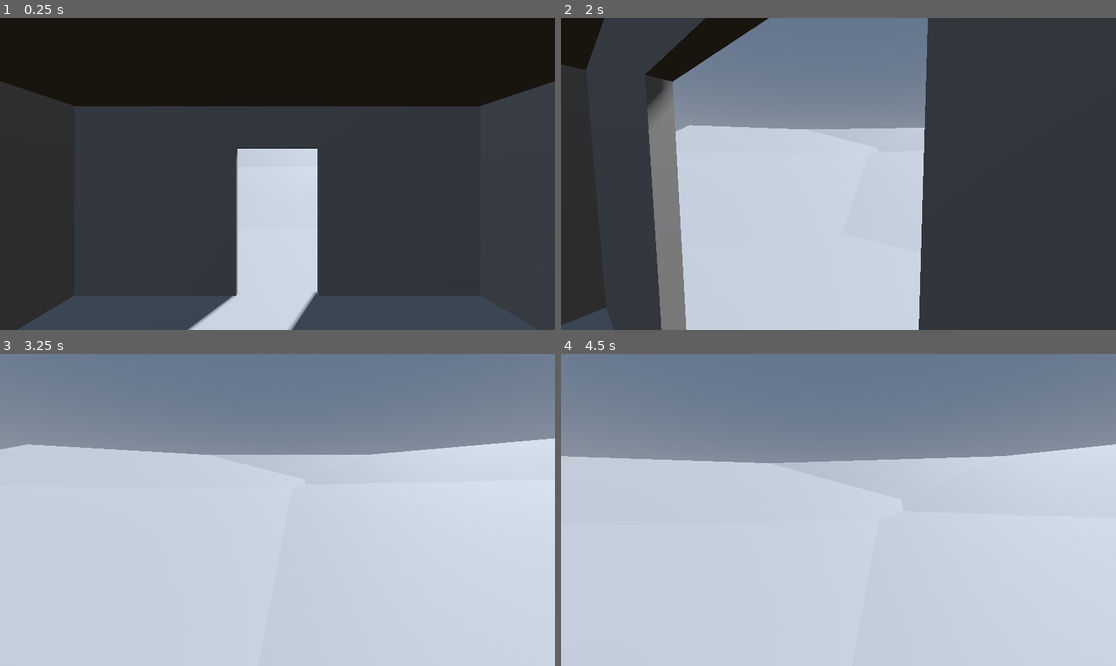
Above: before the commit, frames 1-4 (two rows, left to right).
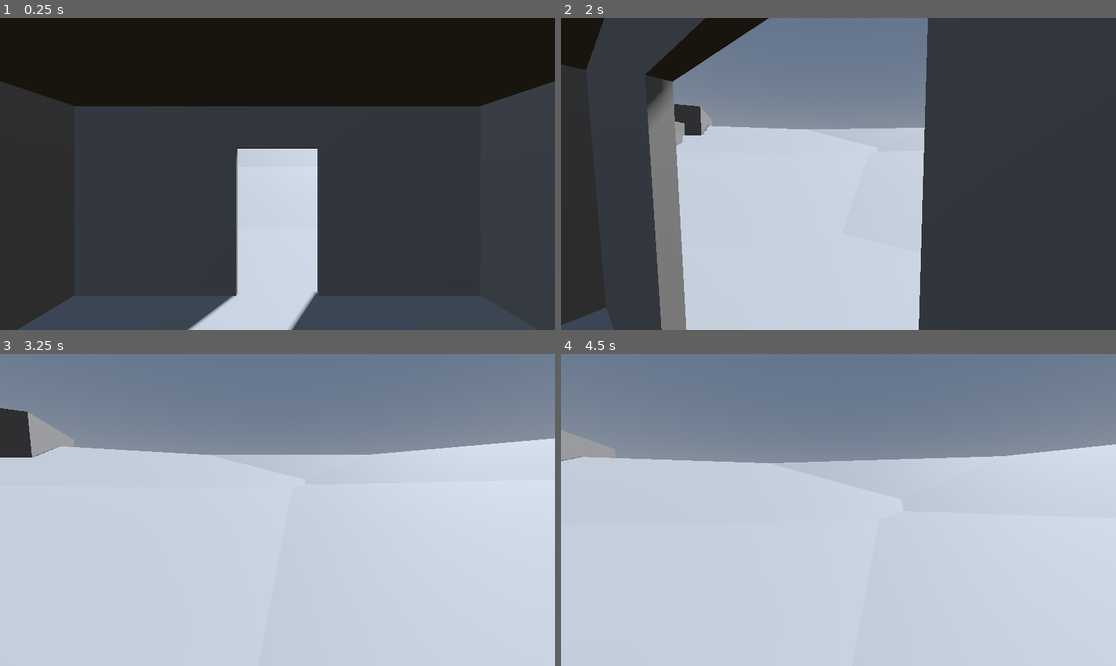
Above: after the commit, the same moments.

Repository: WindowsVista42/game-off-2025-game
Game: Godot game, scene res://scenes/main.tscn
Same seed, same stepped clock (60 frames per second), same inputs: the game is played once before the commit and once after it.
Inputs (mouse positions are in pixels of both pictures, inside the frame that each line leads up to):
- Up to frame 1 (0.25 s): no input
- Up to frame 2 (2 s): tap Enter at 0.5 s; move the mouse to (960, 158) at 0.52 s; hold Right (ui_right) 0.53-1.28 s; click (960, 158) at 0.67 s; move the mouse to (810, 174) at 1.27 s; hold Up (ui_up) from 1.28 s (still down)
- Up to frame 3 (3.25 s): keep holding Up (ui_up); move the mouse to (288, 503) at 2.02 s; move the mouse to (271, 516) at 2.77 s
- Up to frame 4 (4.5 s): keep holding Up (ui_up); move the mouse to (877, 513) at 3.52 s; move the mouse to (794, 506) at 4.27 s

The runs differ from the first frame. In frame 1, less than 0.1% of the frame differs, in the area x 13-87%, y 28-29%; in frame 2, 0.5%; in frame 3, 1.3%, in the area x 0-14%, y 17-34%; in frame 4, 0.1%.

Commit message:
Some stuff changed with the player and like a basic level thing

Diff:
--- a/scenes/level1.tscn
+++ b/scenes/level1.tscn
@@ -2,91 +2,142 @@
 
 [node name="Level 1" type="Node3D"]
 
-[node name="CSGCombiner3D" type="CSGCombiner3D" parent="."]
+[node name="House" type="CSGCombiner3D" parent="."]
+transform = Transform3D(-4.371139e-08, 1, 7.1054274e-15, -1, -4.371139e-08, 1.7484555e-07, 1.7484555e-07, 0, 1, 0, 2.1999998, 2.6226832e-07)
 use_collision = true
 
-[node name="Ground" type="CSGBox3D" parent="CSGCombiner3D"]
+[node name="Roof" type="CSGBox3D" parent="House"]
+transform = Transform3D(1, 0, 0, 9.3947054e-23, 1, 0, 0, 0, 1, -0.5999999, -2.6226836e-08, 1.04907485e-07)
+use_collision = true
+size = Vector3(0.1, 6, 6)
+
+[node name="Wall2" type="CSGBox3D" parent="House"]
+transform = Transform3D(4.3711374e-08, -1, -1.7484555e-07, -1, -4.371139e-08, 8.742278e-08, -8.7422784e-08, 1.7484555e-07, -1, 0.85, -3, -8.877242e-07)
+use_collision = true
+size = Vector3(0.1, 3, 6)
+
+[node name="Wall4" type="CSGBox3D" parent="House"]
+transform = Transform3D(1.7484557e-07, -1, 4.371135e-08, -2.1855695e-07, -4.371139e-08, -1, 1, 1.7484555e-07, -2.1855696e-07, 0.8499994, 3.715467e-08, -3.0000005)
+use_collision = true
+size = Vector3(0.1, 3, 6)
+
+[node name="CSGBox3D" type="CSGBox3D" parent="House/Wall4"]
+transform = Transform3D(1, 0, 0, 0, 1, -4.1372965e-29, 0, 0, 1, 0, -0.32640862, 0)
+operation = 2
+size = Vector3(1, 2.244629, 1.2)
+
+[node name="Wall3" type="CSGBox3D" parent="House"]
+transform = Transform3D(4.3711374e-08, -1, -1.7484555e-07, -1, -4.371139e-08, 8.742278e-08, -8.7422784e-08, 1.7484555e-07, -1, 0.84999967, 3, -4.1088683e-07)
+use_collision = true
+size = Vector3(0.1, 3, 6)
+
+[node name="Wall" type="CSGBox3D" parent="House"]
+transform = Transform3D(1.7484555e-07, -1, 4.371138e-08, -4.371139e-08, -4.371139e-08, -1, 1, 1.7484555e-07, -4.3711395e-08, 0.85000014, 3.7154674e-08, 2.9999995)
+use_collision = true
+size = Vector3(0.1, 3, 6)
+
+[node name="HillOutsideHouse" type="CSGCombiner3D" parent="."]
+use_collision = true
+
+[node name="Ground" type="CSGBox3D" parent="HillOutsideHouse"]
 transform = Transform3D(1, 0, 0, 0, 1, 0, 0, 0, 1, 0, -0.2528212, 0)
 size = Vector3(19.970703, 0.50305176, 16.442383)
 
-[node name="Ground" type="CSGBox3D" parent="CSGCombiner3D/Ground"]
+[node name="Ground" type="CSGBox3D" parent="HillOutsideHouse/Ground"]
 transform = Transform3D(1, 0, 0, 0, 0.9848077, -0.17364818, 0, 0.17364818, 0.9848077, 0, 1.3922942, -14.550322)
 size = Vector3(19.970703, 0.50305176, 16.442383)
 
-[node name="Ground2" type="CSGBox3D" parent="CSGCombiner3D/Ground/Ground"]
+[node name="Ground2" type="CSGBox3D" parent="HillOutsideHouse/Ground/Ground"]
 transform = Transform3D(1, 0, 0, 0, 0.9848078, -0.17364818, 0, 0.17364818, 0.9848078, 0, 1.3922949, -14.550323)
 size = Vector3(19.970703, 0.50305176, 16.442383)
 
-[node name="Ground" type="CSGBox3D" parent="CSGCombiner3D/Ground/Ground"]
+[node name="Ground" type="CSGBox3D" parent="HillOutsideHouse/Ground/Ground"]
 transform = Transform3D(1, 0, 0, 0, 0.9848077, -0.17364818, 0, 0.17364818, 0.9848077, 0, 1.3922942, -14.550322)
 size = Vector3(19.970703, 0.50305176, 16.442383)
 
-[node name="Ground2" type="CSGBox3D" parent="CSGCombiner3D/Ground"]
+[node name="Ground2" type="CSGBox3D" parent="HillOutsideHouse/Ground"]
 transform = Transform3D(0.64278764, 0, 0.76604444, 0, 1, 0, -0.76604444, 0, 0.64278764, 2.9040356, -0.2528212, 0)
 size = Vector3(19.970703, 0.50305176, 16.442383)
 
-[node name="Ground" type="CSGBox3D" parent="CSGCombiner3D/Ground/Ground2"]
+[node name="Ground" type="CSGBox3D" parent="HillOutsideHouse/Ground/Ground2"]
 transform = Transform3D(1, 0, 0, 0, 0.9848077, -0.17364818, 0, 0.17364818, 0.9848077, 0, 1.3922942, -14.550322)
 size = Vector3(19.970703, 0.50305176, 16.442383)
 
-[node name="Ground2" type="CSGBox3D" parent="CSGCombiner3D/Ground/Ground2/Ground"]
+[node name="Ground2" type="CSGBox3D" parent="HillOutsideHouse/Ground/Ground2/Ground"]
 transform = Transform3D(1, 0, 0, 0, 0.9848078, -0.17364818, 0, 0.17364818, 0.9848078, 0, 1.3922949, -14.550323)
 size = Vector3(19.970703, 0.50305176, 16.442383)
 
-[node name="Ground" type="CSGBox3D" parent="CSGCombiner3D/Ground/Ground2/Ground"]
+[node name="Ground" type="CSGBox3D" parent="HillOutsideHouse/Ground/Ground2/Ground"]
 transform = Transform3D(1, 0, 0, 0, 0.9848077, -0.17364818, 0, 0.17364818, 0.9848077, 0, 1.3922942, -14.550322)
 size = Vector3(19.970703, 0.50305176, 16.442383)
 
-[node name="Ground3" type="CSGBox3D" parent="CSGCombiner3D/Ground"]
+[node name="Ground3" type="CSGBox3D" parent="HillOutsideHouse/Ground"]
 transform = Transform3D(0.8660254, 0.25, 0.43301266, 0, 0.8660253, -0.5, -0.5, 0.4330127, 0.74999994, -10.355811, 6.4611216, -28.152878)
 size = Vector3(19.970703, 0.50305176, 16.442383)
 
-[node name="CSGBox3D4" type="CSGBox3D" parent="CSGCombiner3D/Ground"]
+[node name="CSGBox3D4" type="CSGBox3D" parent="HillOutsideHouse/Ground"]
 transform = Transform3D(0.8750256, 0, 0.48407662, 0, 1, 0, -0.48407662, 0, 0.8750256, -17.518446, 5.882578, -30.948015)
 size = Vector3(36.678955, 2.2391357, 13.605713)
 
-[node name="CSGBox3D3" type="CSGBox3D" parent="CSGCombiner3D/Ground"]
+[node name="CSGBox3D3" type="CSGBox3D" parent="HillOutsideHouse/Ground"]
 transform = Transform3D(0.61925846, 0, 0.78518724, 0, 1, 0, -0.78518724, 0, 0.61925846, -20.97456, 5.414399, -30.73477)
 size = Vector3(36.678955, 2.2391357, 13.605713)
 
-[node name="CSGBox3D2" type="CSGBox3D" parent="CSGCombiner3D/Ground"]
+[node name="CSGBox3D2" type="CSGBox3D" parent="HillOutsideHouse/Ground"]
 transform = Transform3D(1, 0, 0, 0, 1, 0, 0, 0, 1, -8.294067, 5.7357244, -37.172363)
 size = Vector3(36.678955, 2.2391357, 13.605713)
 
-[node name="CSGBox3D" type="CSGBox3D" parent="CSGCombiner3D/Ground"]
+[node name="CSGBox3D" type="CSGBox3D" parent="HillOutsideHouse/Ground"]
 transform = Transform3D(1, 0, 0, 0, 1, 0, 0, 0, 1, 0, 9.126209, 0)
 operation = 2
 size = Vector3(158.27344, 6.4, 250.6)
 
-[node name="House" type="Node3D" parent="CSGCombiner3D"]
-transform = Transform3D(-4.371139e-08, 1, 7.1054274e-15, -1, -4.371139e-08, 1.7484555e-07, 1.7484555e-07, 0, 1, 0, 2.1999998, 2.6226832e-07)
+[node name="CSGBox3D7" type="CSGBox3D" parent="HillOutsideHouse/Ground"]
+transform = Transform3D(7.4505806e-08, 0, 1, 0, 1, 0, -1, 0, 7.4505806e-08, 2.4555397, 0, 12.497274)
+operation = 2
+size = Vector3(8.703003, 19.957031, 58.0791)
 
-[node name="Roof" type="CSGBox3D" parent="CSGCombiner3D/House"]
-transform = Transform3D(1, 0, 0, 9.3947054e-23, 1, 0, 0, 0, 1, -0.5999999, -2.6226836e-08, 1.0490743e-07)
+[node name="CSGBox3D6" type="CSGBox3D" parent="HillOutsideHouse/Ground"]
+transform = Transform3D(0.64278764, 0, 0.76604444, 0, 1, 0, -0.76604444, 0, 0.64278764, -17.533182, 0, 1.5063438)
+operation = 2
+size = Vector3(8.703003, 19.957031, 58.0791)
+
+[node name="CSGBox3D5" type="CSGBox3D" parent="HillOutsideHouse/Ground"]
+transform = Transform3D(1, 0, 0, 0, 1, 0, 0, 0, 1, 14.293419, 0, -18.781387)
+operation = 2
+size = Vector3(8.703003, 19.957031, 58.0791)
+
+[node name="CSGCombiner3D" type="CSGCombiner3D" parent="."]
 use_collision = true
-size = Vector3(0.1, 6, 6)
 
-[node name="Wall2" type="CSGBox3D" parent="CSGCombiner3D/House"]
-transform = Transform3D(4.3711374e-08, -1, -1.7484555e-07, -1, -4.371139e-08, 8.742278e-08, -8.7422784e-08, 1.7484555e-07, -1, 0.85, -3, -8.877242e-07)
-use_collision = true
-size = Vector3(0.1, 3, 6)
+[node name="CSGBox3D5" type="CSGBox3D" parent="CSGCombiner3D"]
+transform = Transform3D(-0.86602616, 0, 0.49999958, 0, 1, 0, -0.49999958, 0, -0.86602616, -26.239275, 4.854832, -11.169058)
+size = Vector3(7.5, 4.1, 4.4)
 
-[node name="Wall4" type="CSGBox3D" parent="CSGCombiner3D/House"]
-transform = Transform3D(1.7484557e-07, -1, 4.371135e-08, -2.1855695e-07, -4.371139e-08, -1, 1, 1.7484555e-07, -2.1855696e-07, 0.8499994, 3.7154674e-08, -3.0000005)
-use_collision = true
-size = Vector3(0.1, 3, 6)
+[node name="CSGBox3D7" type="CSGBox3D" parent="CSGCombiner3D"]
+transform = Transform3D(-0.9396927, 0, -0.34202093, 0, 1, 0, 0.34202093, 0, -0.9396927, -20.559467, 1.51493, 1.3267622)
+size = Vector3(7.5, 4.1, 4.4)
 
-[node name="CSGBox3D" type="CSGBox3D" parent="CSGCombiner3D/House/Wall4"]
-transform = Transform3D(1, 0, 0, 0, 1, -4.1372965e-29, 0, 0, 1, 0, -0.45409417, 0)
-operation = 2
-size = Vector3(1, 2.5, 1.2)
+[node name="CSGBox3D8" type="CSGBox3D" parent="CSGCombiner3D"]
+transform = Transform3D(-0.98480785, 0, -0.17365065, 0, 1, 0, 0.17365065, 0, -0.98480785, -14.818796, 0.22702885, 13.527582)
+size = Vector3(7.5, 4.1, 4.4)
 
-[node name="Wall3" type="CSGBox3D" parent="CSGCombiner3D/House"]
-transform = Transform3D(4.3711374e-08, -1, -1.7484555e-07, -1, -4.371139e-08, 8.742278e-08, -8.7422784e-08, 1.7484555e-07, -1, 0.84999967, 3, -4.1088688e-07)
-use_collision = true
-size = Vector3(0.1, 3, 6)
+[node name="CSGBox3D6" type="CSGBox3D" parent="CSGCombiner3D"]
+transform = Transform3D(-0.5000013, 0, 0.86602515, 0, 1, 0, -0.86602515, 0, -0.5000013, -20.697561, 0.9920492, 10.021422)
+size = Vector3(7.5, 4.1, 4.4)
 
-[node name="Wall" type="CSGBox3D" parent="CSGCombiner3D/House"]
-transform = Transform3D(1.7484555e-07, -1, 4.371138e-08, -4.371139e-08, -4.371139e-08, -1, 1, 1.7484555e-07, -4.3711395e-08, 0.85000014, 3.715467e-08, 2.9999995)
-use_collision = true
-size = Vector3(0.1, 3, 6)
+[node name="CSGBox3D4" type="CSGBox3D" parent="CSGCombiner3D"]
+transform = Transform3D(0.17364854, 0, -0.98480797, 0, 1, 0, 0.98480797, 0, 0.17364854, -19.28389, 4.1971893, -2.1050143)
+size = Vector3(7.5, 4.1, 4.4)
+
+[node name="CSGBox3D3" type="CSGBox3D" parent="CSGCombiner3D"]
+transform = Transform3D(0.5000002, 0, -0.86602545, 0, 1, 0, 0.86602545, 0, 0.5000002, -23.604097, 3.1478922, -7.4715023)
+size = Vector3(7.5, 4.1, 4.4)
+
+[node name="CSGBox3D2" type="CSGBox3D" parent="CSGCombiner3D"]
+transform = Transform3D(0.7660445, 0, -0.64278764, 0, 1, 0, 0.64278764, 0, 0.7660445, -18.990147, 2.0985951, -5.11384)
+size = Vector3(7.5, 4.1, 4.4)
+
+[node name="CSGBox3D" type="CSGBox3D" parent="CSGCombiner3D"]
+transform = Transform3D(0.9396926, 0, -0.34202012, 0, 1, 0, 0.34202012, 0, 0.9396926, -13.707705, 1.049298, 0.44191736)
+size = Vector3(7.5, 4.1, 4.4)
--- a/scripts/character_body_3d.gd
+++ b/scripts/character_body_3d.gd
@@ -3,7 +3,7 @@
 const SPEED = 5.0
 
 @onready
-var CAMERA = get_node("Camera3D")
+var CAMERA = $Camera3D
 
 func _physics_process(delta: float) -> void:
 	# Add the gravity.
